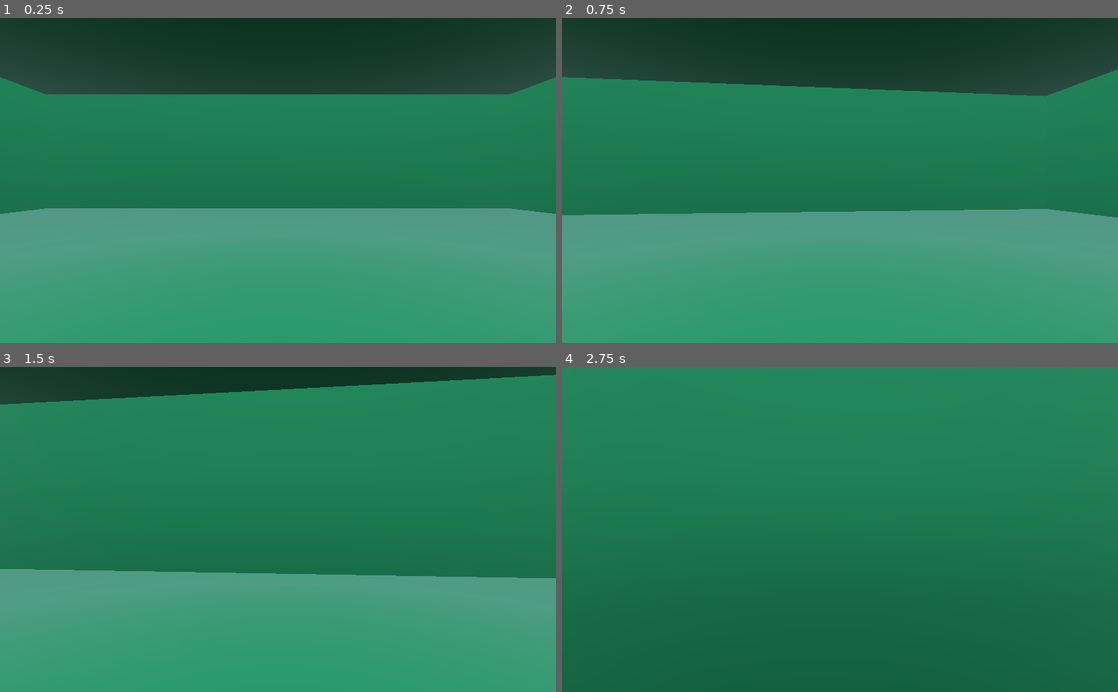
Above: before the commit, frames 1-4 (two rows, left to right).
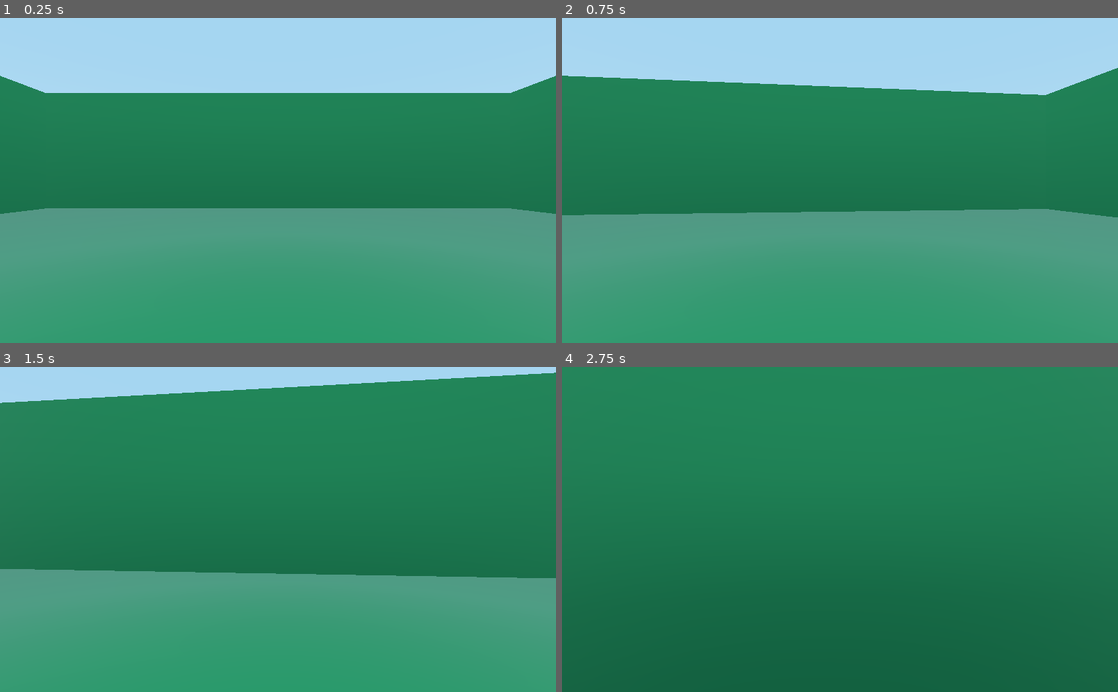
Above: after the commit, the same moments.

Repository: bigdavisc/ProjectTesseract
Game: Godot game, scene res://World.tscn
Same seed, same stepped clock (60 frames per second), same inputs: the game is played once before the commit and once after it.
Inputs (mouse positions are in pixels of both pictures, inside the frame that each line leads up to):
- Up to frame 1 (0.25 s): no input
- Up to frame 2 (0.75 s): tap Enter at 0.5 s; move the mouse to (867, 180) at 0.52 s; hold W (move_forward) from 0.53 s (still down)
- Up to frame 3 (1.5 s): keep holding W (move_forward); move the mouse to (250, 529) at 1.27 s
- Up to frame 4 (2.75 s): keep holding W (move_forward); move the mouse to (851, 523) at 2.02 s

The runs differ from the first frame. In frame 1, 23% of the frame differs, in the area x 0-100%, y 0-24%; in frame 2, 21%; in frame 3, 7.0%; in frame 4, nothing differs.

Commit message:
Added portals (just pretend this was on a different branch

Diff:
--- a/Map.tscn
+++ b/Map.tscn
@@ -1,61 +1,77 @@
-[gd_scene load_steps=3 format=2]
+[gd_scene load_steps=4 format=2]
 
 [ext_resource path="res://green_material.tres" type="Material" id=1]
+[ext_resource path="res://Portal.tscn" type="PackedScene" id=2]
 
 [sub_resource type="BoxShape" id=1]
 
 [node name="Map" type="Spatial"]
 
-[node name="Floor" type="StaticBody" parent="."]
+[node name="Geometry" type="Spatial" parent="."]
+
+[node name="Floor" type="StaticBody" parent="Geometry"]
+editor/display_folded = true
 transform = Transform( 20, 0, 0, 0, 0.1, 0, 0, 0, 20, 0, 0, 0 )
 
-[node name="CollisionShape" type="CollisionShape" parent="Floor"]
+[node name="CollisionShape" type="CollisionShape" parent="Geometry/Floor"]
 shape = SubResource( 1 )
 
-[node name="CSGBox" type="CSGBox" parent="Floor"]
+[node name="CSGBox" type="CSGBox" parent="Geometry/Floor"]
 material = ExtResource( 1 )
 
-[node name="Ceiling" type="StaticBody" parent="."]
+[node name="Ceiling" type="StaticBody" parent="Geometry"]
+editor/display_folded = true
 transform = Transform( 20, 0, 0, 0, 0.1, 0, 0, 0, 20, 0, 10, 0 )
+visible = false
 
-[node name="CollisionShape" type="CollisionShape" parent="Ceiling"]
+[node name="CollisionShape" type="CollisionShape" parent="Geometry/Ceiling"]
 shape = SubResource( 1 )
 
-[node name="CSGBox" type="CSGBox" parent="Ceiling"]
+[node name="CSGBox" type="CSGBox" parent="Geometry/Ceiling"]
 material = ExtResource( 1 )
 
-[node name="Wall" type="StaticBody" parent="."]
+[node name="Wall" type="StaticBody" parent="Geometry"]
+editor/display_folded = true
 transform = Transform( 20, 0, 0, 0, 5, 0, 0, 0, 0.1, 0, 5, -20 )
 
-[node name="CollisionShape" type="CollisionShape" parent="Wall"]
+[node name="CollisionShape" type="CollisionShape" parent="Geometry/Wall"]
 shape = SubResource( 1 )
 
-[node name="CSGBox" type="CSGBox" parent="Wall"]
+[node name="CSGBox" type="CSGBox" parent="Geometry/Wall"]
 material = ExtResource( 1 )
 
-[node name="Wall2" type="StaticBody" parent="."]
+[node name="Wall2" type="StaticBody" parent="Geometry"]
+editor/display_folded = true
 transform = Transform( 20, 0, 0, 0, 5, 0, 0, 0, 0.1, 0, 5, 20 )
 
-[node name="CollisionShape" type="CollisionShape" parent="Wall2"]
+[node name="CollisionShape" type="CollisionShape" parent="Geometry/Wall2"]
 shape = SubResource( 1 )
 
-[node name="CSGBox" type="CSGBox" parent="Wall2"]
+[node name="CSGBox" type="CSGBox" parent="Geometry/Wall2"]
 material = ExtResource( 1 )
 
-[node name="Wall3" type="StaticBody" parent="."]
+[node name="Wall3" type="StaticBody" parent="Geometry"]
+editor/display_folded = true
 transform = Transform( 0.1, 0, 0, 0, 5, 0, 0, 0, 20, -20, 5, 0 )
 
-[node name="CollisionShape" type="CollisionShape" parent="Wall3"]
+[node name="CollisionShape" type="CollisionShape" parent="Geometry/Wall3"]
 shape = SubResource( 1 )
 
-[node name="CSGBox" type="CSGBox" parent="Wall3"]
+[node name="CSGBox" type="CSGBox" parent="Geometry/Wall3"]
 material = ExtResource( 1 )
 
-[node name="Wall4" type="StaticBody" parent="."]
+[node name="Wall4" type="StaticBody" parent="Geometry"]
+editor/display_folded = true
 transform = Transform( 0.1, 0, 0, 0, 5, 0, 0, 0, 20, 20, 5, 0 )
 
-[node name="CollisionShape" type="CollisionShape" parent="Wall4"]
+[node name="CollisionShape" type="CollisionShape" parent="Geometry/Wall4"]
 shape = SubResource( 1 )
 
-[node name="CSGBox" type="CSGBox" parent="Wall4"]
+[node name="CSGBox" type="CSGBox" parent="Geometry/Wall4"]
 material = ExtResource( 1 )
+
+[node name="Portals" type="Node" parent="."]
+
+[node name="Portal" parent="Portals" instance=ExtResource( 2 )]
+transform = Transform( 1, 0, 0, 0, 1, 0, 0, 0, 1, -12, 2, 0 )
+newPos = Vector3( 10, 0.5, 0 )
--- a/Player.tscn
+++ b/Player.tscn
@@ -6,7 +6,9 @@
 
 [sub_resource type="CapsuleMesh" id=2]
 
-[node name="Player" type="KinematicBody"]
+[node name="Player" type="KinematicBody" groups=[
+"Player",
+]]
 script = ExtResource( 1 )
 
 [node name="CollisionShape" type="CollisionShape" parent="."]
--- /dev/null
+++ b/Portal.gd
@@ -0,0 +1,10 @@
+extends Area
+
+export var newPos = Vector3()
+
+func _ready():
+	pass
+
+func _on_Portal_body_entered(body):
+	if body.is_in_group("Player"):
+		body.translation = newPos
--- /dev/null
+++ b/Portal.tscn
@@ -0,0 +1,26 @@
+[gd_scene load_steps=4 format=2]
+
+[ext_resource path="res://Portal.gd" type="Script" id=1]
+
+[sub_resource type="CapsuleShape" id=1]
+radius = 0.407577
+height = 0.928588
+
+[sub_resource type="SpatialMaterial" id=2]
+albedo_color = Color( 0.4, 0.0392157, 0.239216, 1 )
+
+[node name="Portal" type="Area"]
+script = ExtResource( 1 )
+
+[node name="CollisionShape" type="CollisionShape" parent="."]
+transform = Transform( 1, 0, 0, 0, -4.37114e-08, 1, 0, -1, -4.37114e-08, 0, 0, 0 )
+shape = SubResource( 1 )
+
+[node name="CSGPolygon" type="CSGPolygon" parent="."]
+polygon = PoolVector2Array( 0.200563, -1.24398, 0.0709005, 1.45205, 0.548568, 0.752445, 0.716118, 0.200132, 0.600075, -0.498308, 0.44578, -0.855249 )
+mode = 1
+spin_degrees = 360.0
+spin_sides = 8
+smooth_faces = true
+material = SubResource( 2 )
+[connection signal="body_entered" from="." to="." method="_on_Portal_body_entered"]
